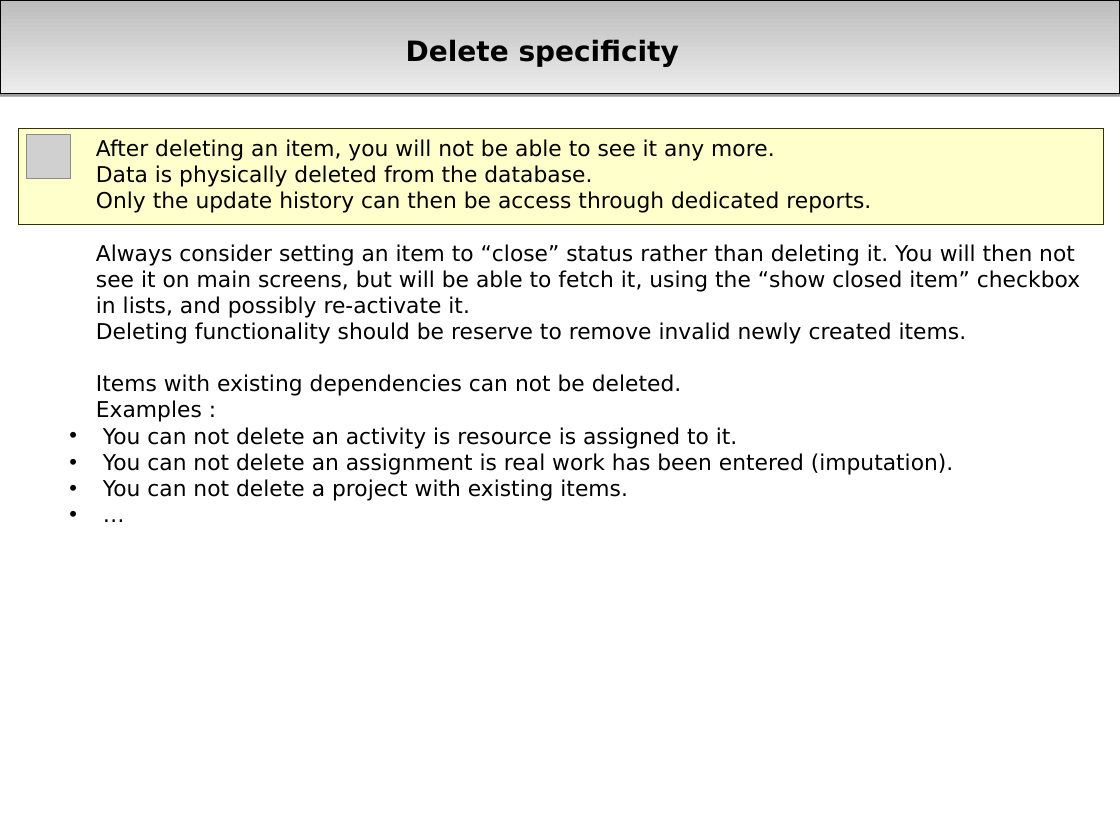
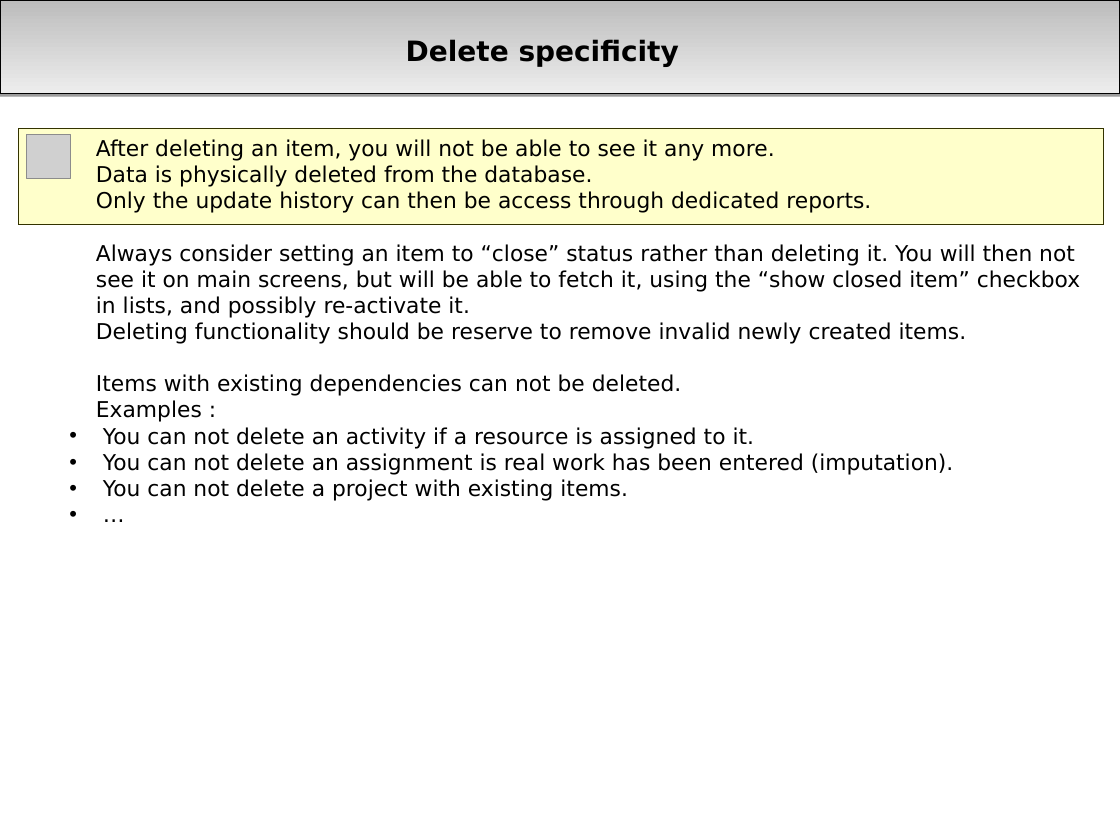
Before and after one commit to projeqtor/main, a slide deck: slide 27 of branches/V1.5/projector/manual/Project'Or RIA.ppt. Drawn at 1120x840 pixels with LibreOffice and Linux fonts; fonts in the diff are those of the drawing; grey boxes stand for pictures; background and template pictures are left out. Boxes give left, top, right and bottom in pixels: in the first picture for what was removed or moved away, otherwise in the second. Text is boxed around its words. In the diff, an @@ line names an element or a change of style, - is before the commit and + after.

```diff
--- a/branches/V1.5/projector/manual/Project'Or RIA.ppt
+++ b/branches/V1.5/projector/manual/Project'Or RIA.ppt
@@ text at (103,427,755,449): text changed @@
-  • You can not delete an activity is resource is assigned to it.
+  • You can not delete an activity if a resource is assigned to it.
```
Also in this commit, not shown: 3 other slides changed, 33 other files.
